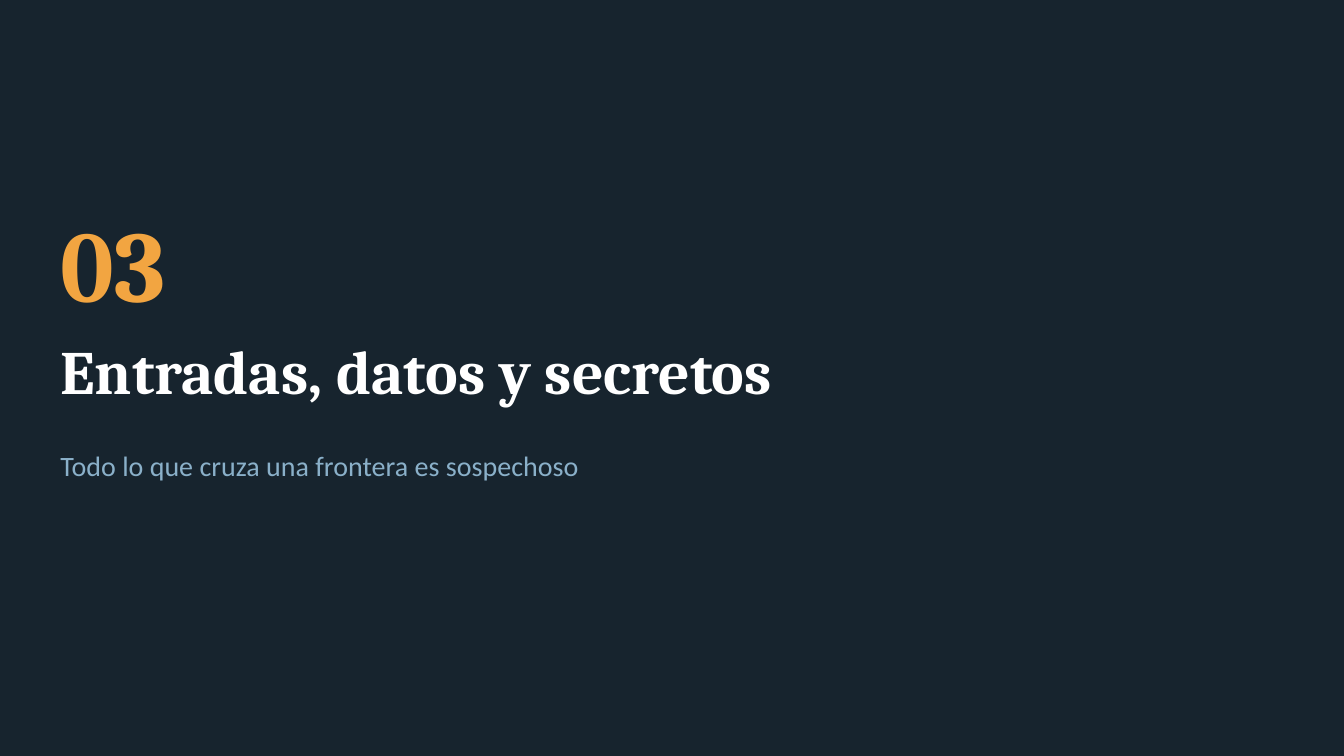
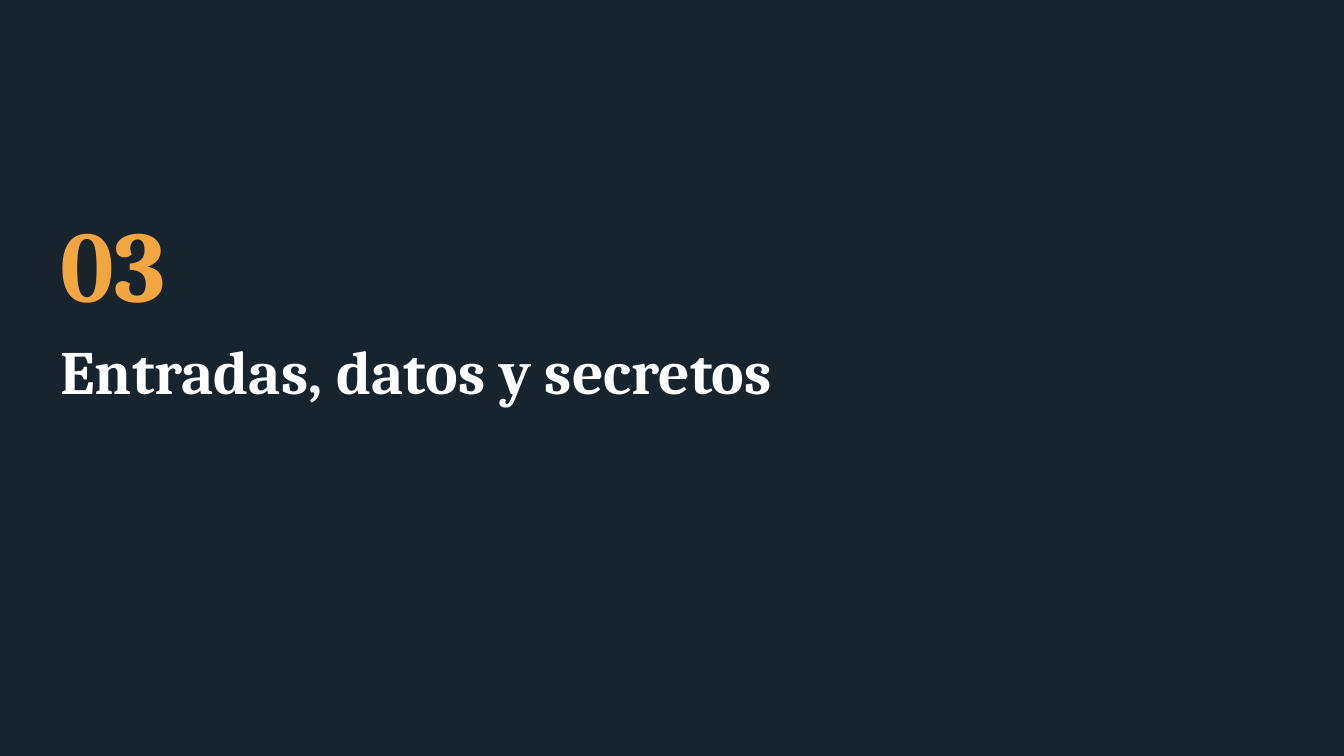
Before and after one commit to JonathanSolisP/design-course, a slide deck: slide 16 of Semana 14/Seguridad en el diseño de sistemas.pptx. Drawn at 1344x756 pixels with LibreOffice and Linux fonts; fonts in the diff are those of the drawing. Boxes give left, top, right and bottom in pixels: in the first picture for what was removed or moved away, otherwise in the second. Text is boxed around its words. In the diff, an @@ line names an element or a change of style, - is before the commit and + after.

```diff
--- a/Semana 14/Seguridad en el diseño de sistemas.pptx
+++ b/Semana 14/Seguridad en el diseño de sistemas.pptx
@@ text removed at (60, 456, 578, 481) @@
-Todo lo que cruza una frontera es sospechoso
```
Also in this commit, not shown: 9 other slides changed.
